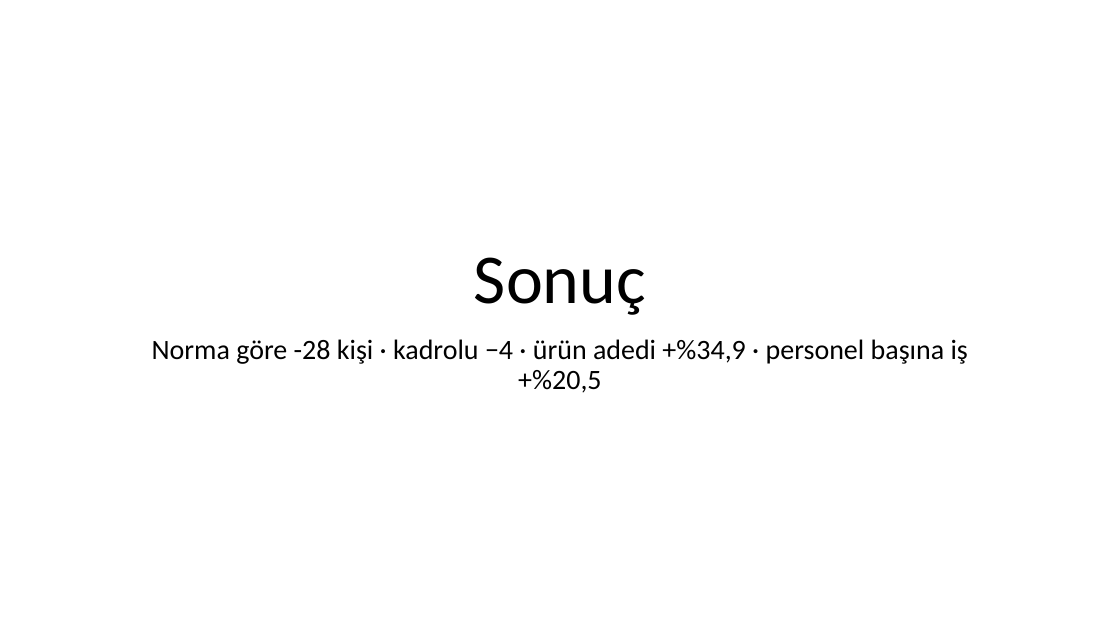
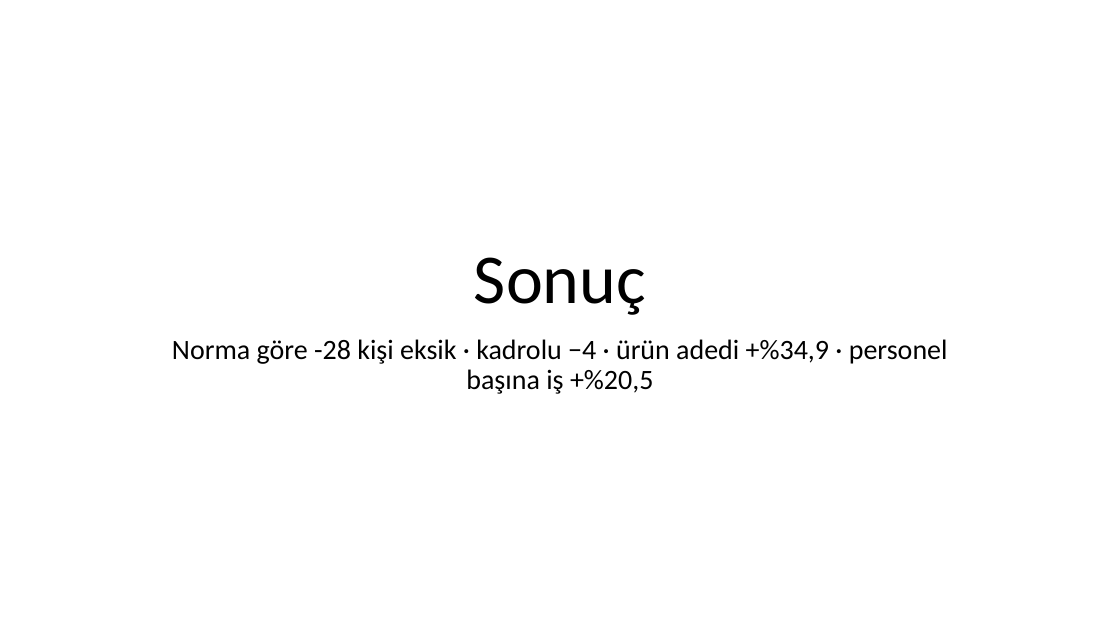
Before and after one commit to fikrierenn/pusula, a slide deck: slide 21 of briefings/sezon-kadro-20260902/sunum-kadro-sezon2026.pptx. Drawn at 1120x630 pixels with LibreOffice and Linux fonts; fonts in the diff are those of the drawing; background and template pictures are left out. Boxes give left, top, right and bottom in pixels: in the first picture for what was removed or moved away, otherwise in the second. Text is boxed around its words. In the diff, an @@ line names an element or a change of style, - is before the commit and + after.

```diff
--- a/briefings/sezon-kadro-20260902/sunum-kadro-sezon2026.pptx
+++ b/briefings/sezon-kadro-20260902/sunum-kadro-sezon2026.pptx
@@ subtitle at <box>172,339,948,394</box>: text changed @@
-Norma göre -28 kişi · kadrolu −4 · ürün adedi +%34,9 · personel başına iş +%20,5
+Norma göre -28 kişi eksik · kadrolu −4 · ürün adedi +%34,9 · personel başına iş +%20,5
```
Also in this commit, not shown: 19 other slides changed, 11 other files.
